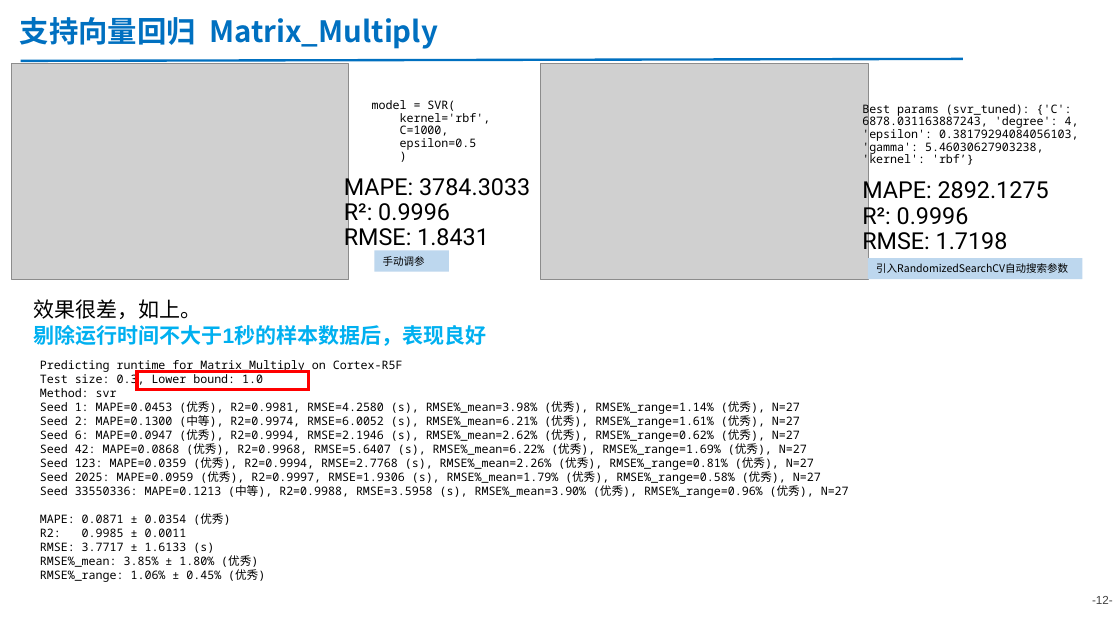
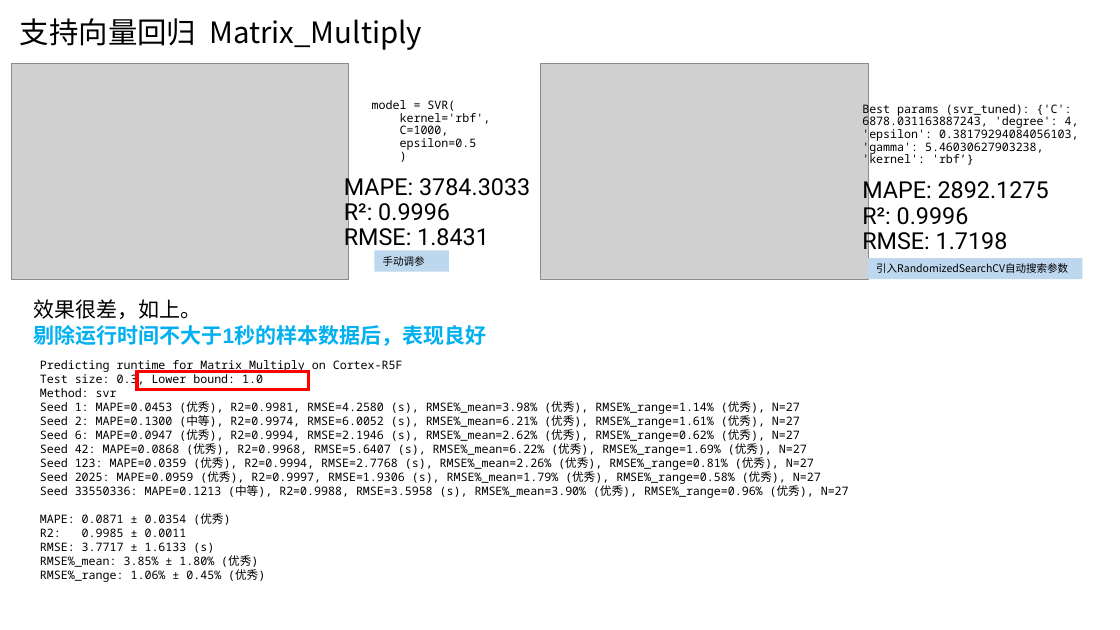
Before and after one commit to AE-26710/Time-Prediction, a slide deck: slide 12 of 20251106-同平台runtime预测-金.pptx. Drawn at 1120x630 pixels with LibreOffice and Linux fonts; fonts in the diff are those of the drawing; grey boxes stand for pictures. Boxes give left, top, right and bottom in pixels: in the first picture for what was removed or moved away, otherwise in the second. Text is boxed around its words. In the diff, an @@ line names an element or a change of style, - is before the commit and + after.

```diff
--- a/20251106-同平台runtime预测-金.pptx
+++ b/20251106-同平台runtime预测-金.pptx
@@ title "支持向量回归 Matrix_Multiply" at [20, 18, 422, 50]: text colour #0070C0 to #000000, bold off; vertical alignment top to middle @@
@@ line removed from (21, 60) to (963, 59) @@
@@ page number removed at [1092, 596, 1113, 604] @@
--12-
```
Also in this commit, not shown: 34 other slides changed, 1 slide added, 5 other files.
